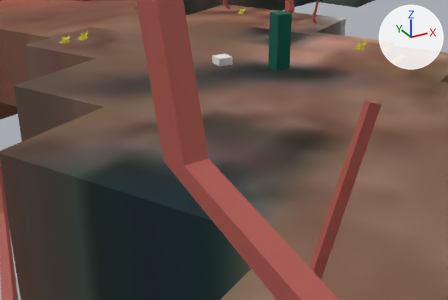
A saved change to the glTF model assets/simple-1.gltf.
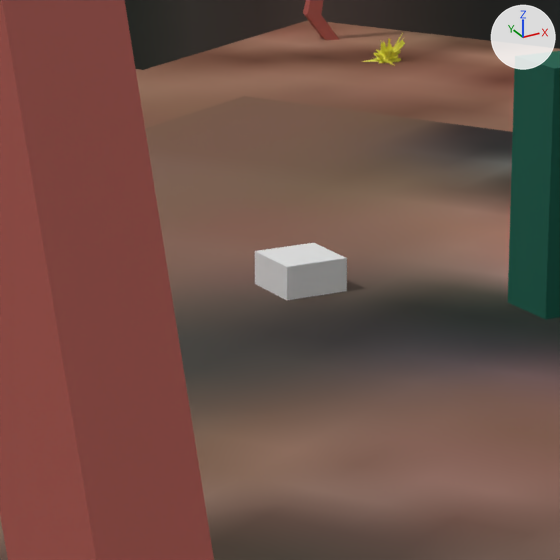
There are two pictures of each version: one from a camera (50 mm lens) standing at (-18.1, -209.6, 18.2) and looking at (18.3, -143.4, -14.8), one close up on the part from 35% to 62% of the width and 0% to 41% of the height. The lights are fixed; the arrows at upper right show +X, +Y and +Z. Where no turn or scale is listed for an object, it has been applied to the vertices.
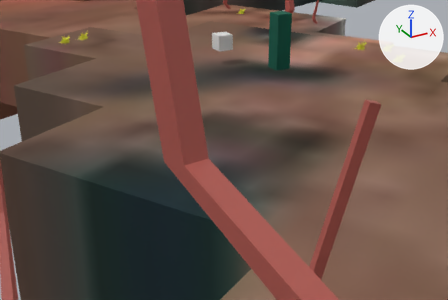
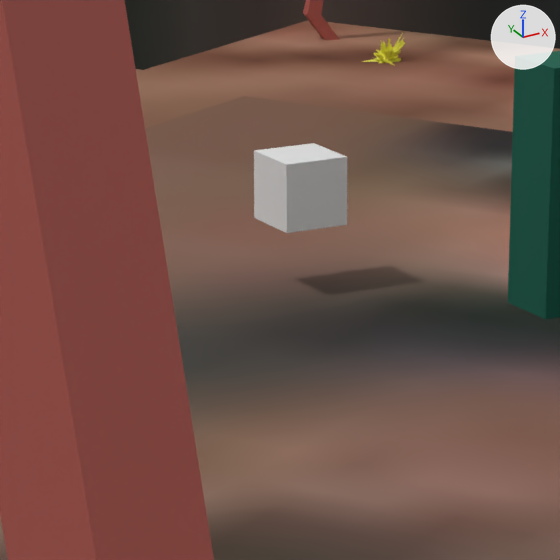
Commit message: fix respawn on death location

Edits to the bpy script that builds the scene:
```text
Change ob_cube_007:
    ob_cube_007.location: (20.62, -138.79, -4.52) -> (20.62, -138.79, -1.52)
```

Location of each change, (x1, y1, x2, y2) in pixels of the close-ups (560 x 560 px):
'Cube.007', moved: before (255, 243, 347, 300); after (254, 143, 347, 233)
